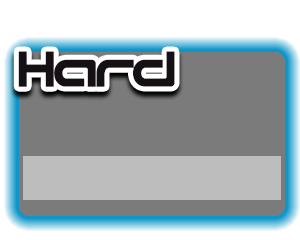
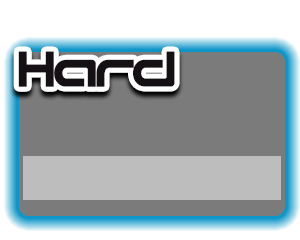
Revision of a layered 300px x 240px image; what changed, layer by layer:
pixels changed over (13, 46, 180, 92) (layer not identified)
